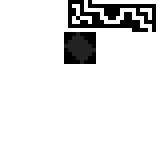
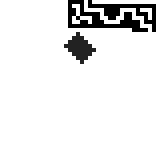
Layered file, before and after one edit (160x160). Changes by layer:
painted on "Layer 2" over box(64, 32, 96, 64)
